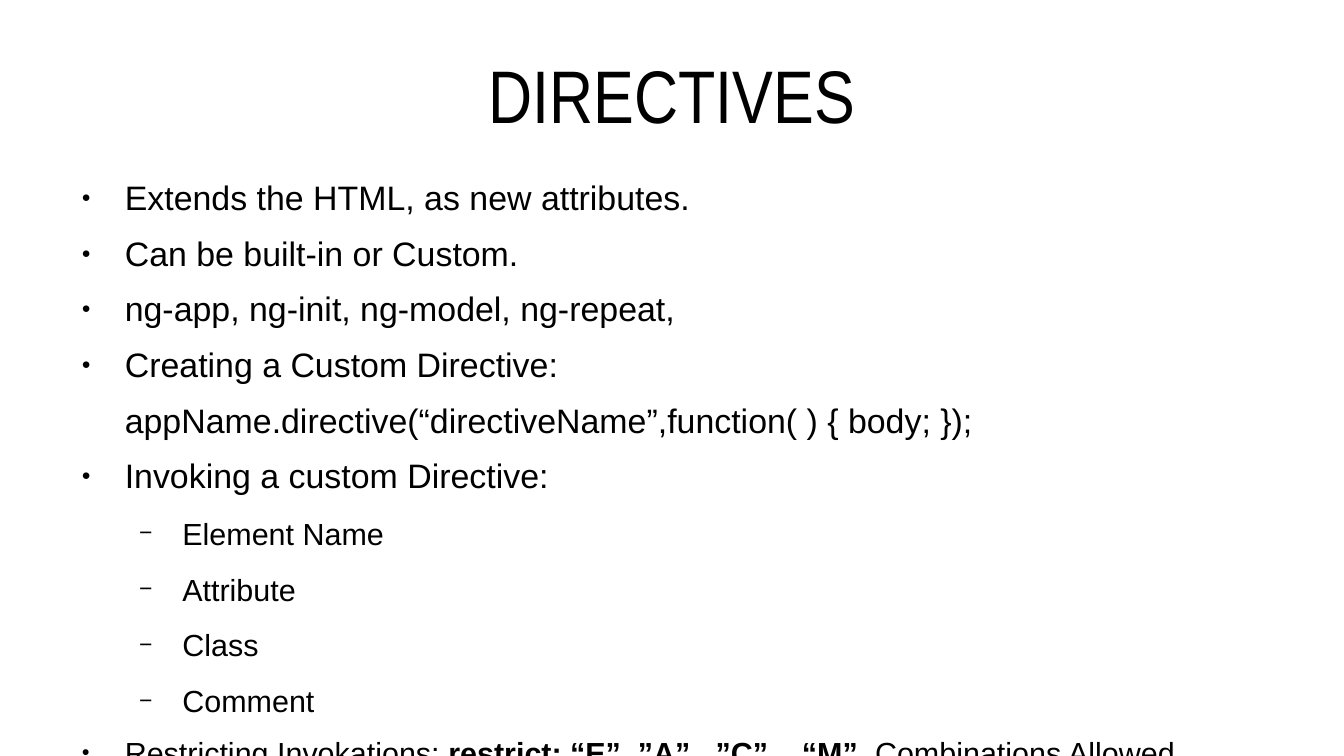
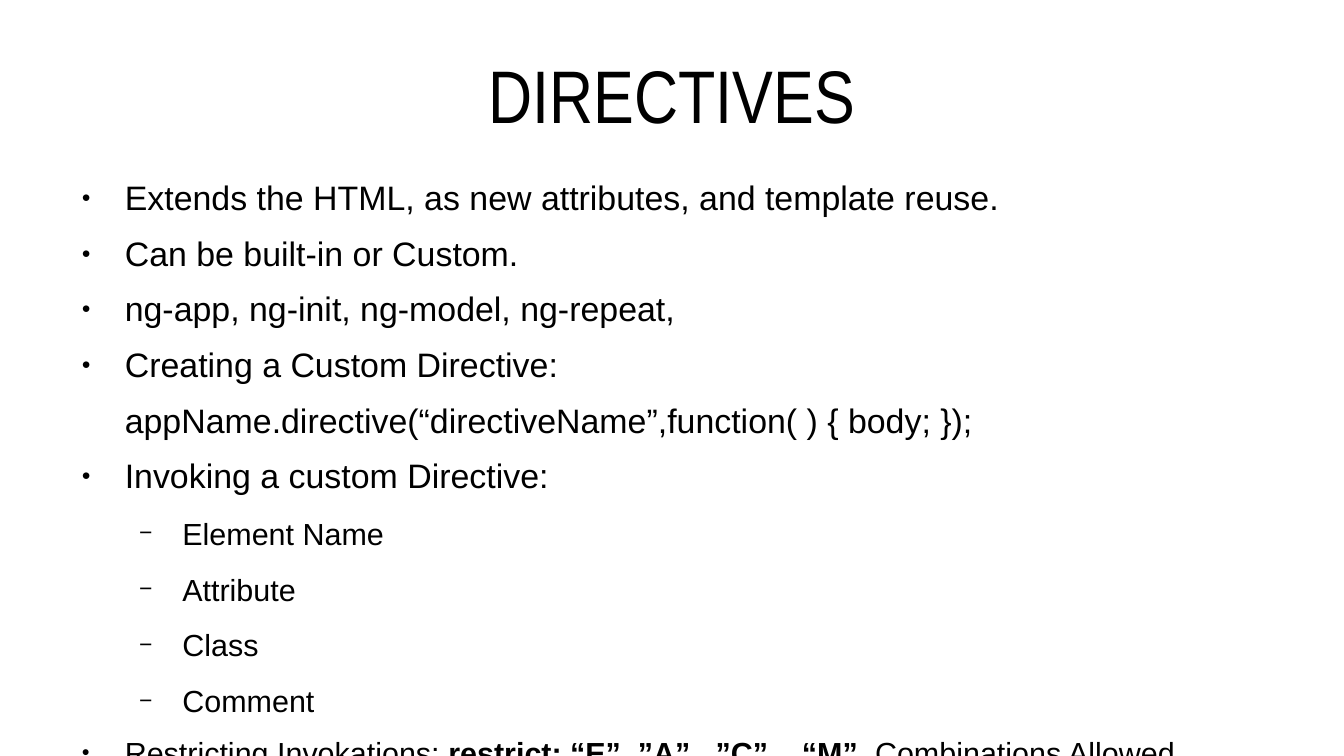
Before and after one commit to smbth/Daily-Tasks, a slide deck: slide 10 of Presentation Level 6.odp. Drawn at 1344x756 pixels with LibreOffice and Linux fonts; fonts in the diff are those of the drawing. Boxes give left, top, right and bottom in pixels: in the first picture for what was removed or moved away, otherwise in the second. Text is boxed around its words. In the diff, an @@ line names an element or a change of style, - is before the commit and + after.

```diff
--- a/Presentation Level 6.odp
+++ b/Presentation Level 6.odp
@@ text at <box>125,185,998,217</box>: text changed @@
-● Extends the HTML, as new attributes.
+● Extends the HTML, as new attributes, and template reuse.
```
Also in this commit, not shown: 2 other slides changed.
